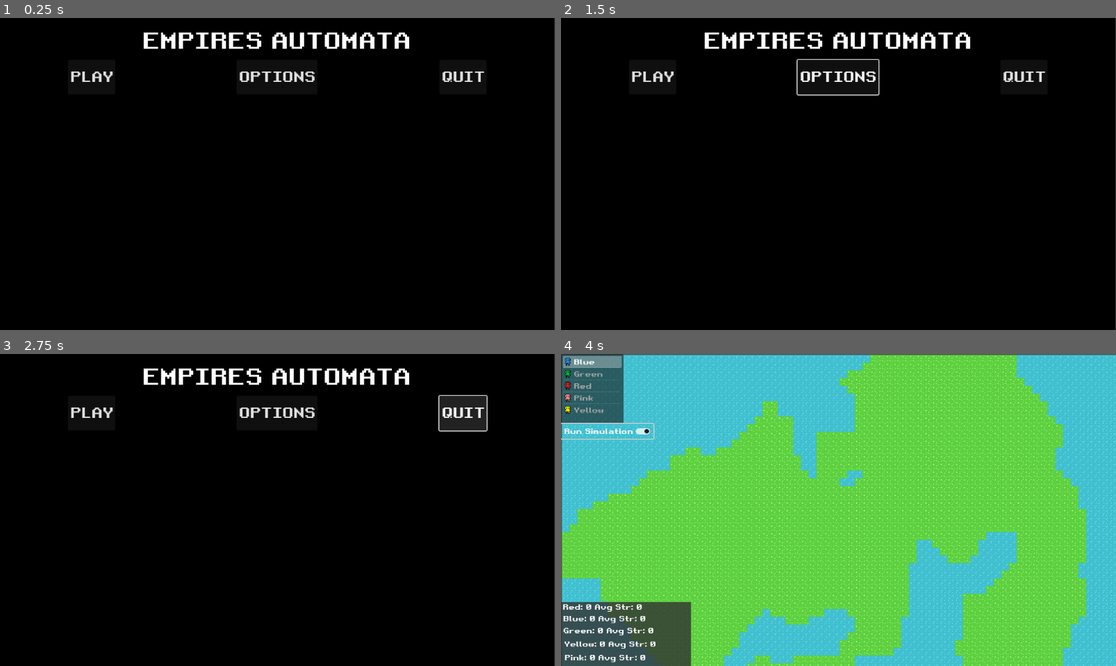
Above: before the commit, frames 1-4 (two rows, left to right).
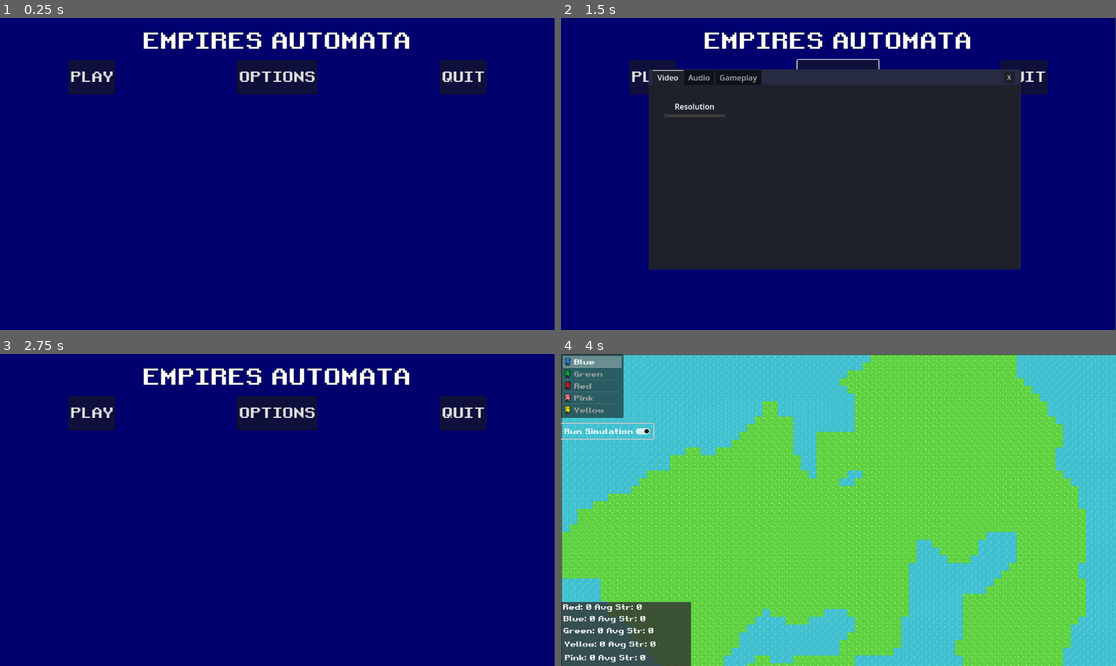
Above: after the commit, the same moments.

Repository: Crisptos/Empires-Automata
Game: Godot game, scene res://Scenes/UI/Main Menu/main_menu.tscn
The game is run twice, just before and just after one commit, with the same random seed, the same clock (stepped at 60 frames per second) and the same inputs.
Inputs (mouse positions are in pixels of both pictures, inside the frame that each line leads up to):
- Up to frame 1 (0.25 s): no input
- Up to frame 2 (1.5 s): click "OPTIONS" at 0.5 s; click (694, 105) at 1.25 s, where only the run after the commit has a clickable "Resolution"
- Up to frame 3 (2.75 s): click (449, 413) at 2 s, where only the run after the commit has a clickable "X"
- Up to frame 4 (4 s): click "PLAY" at 2.75 s; click "Run Simulation" at 3.5 s

The runs differ from the first frame. In frame 1, 98% of the frame differs, in the area x 0-100%, y 0-100%; in frame 2, 99%; in frame 3, 98%; in frame 4, 0.2%.

Commit message:
Options menu skeleton added

Diff:
--- a/Scenes/UI/Main Menu/main_menu.gd
+++ b/Scenes/UI/Main Menu/main_menu.gd
@@ -1,4 +1,10 @@
 extends Control
+
+@onready var options: Control = $CanvasLayer/options_menu
 
 func _on_play_pressed():
 	get_tree().change_scene_to_file("res://Scenes/World/world.tscn")
+
+
+func _on_options_pressed():
+	options.visible = !options.visible
--- a/Scenes/UI/Main Menu/main_menu.tscn
+++ b/Scenes/UI/Main Menu/main_menu.tscn
@@ -1,8 +1,9 @@
-[gd_scene load_steps=5 format=3 uid="uid://b6r6byi6a6ekp"]
+[gd_scene load_steps=6 format=3 uid="uid://b6r6byi6a6ekp"]
 
 [ext_resource type="Script" path="res://Scenes/UI/Main Menu/main_menu.gd" id="1_55crw"]
 [ext_resource type="LabelSettings" uid="uid://br5dxaepcs5ax" path="res://Assets/Fonts/Main_Menu_Label.tres" id="1_groxg"]
 [ext_resource type="FontFile" uid="uid://ddm6jmfhl807p" path="res://Assets/Fonts/Retro Gaming.ttf" id="2_3i4qt"]
+[ext_resource type="PackedScene" uid="uid://cqa48oq2i3hq5" path="res://Scenes/UI/Main Menu/options_menu.tscn" id="4_2s5kb"]
 
 [sub_resource type="Theme" id="Theme_1jram"]
 
@@ -19,7 +20,7 @@
 layout_mode = 0
 offset_right = 1151.0
 offset_bottom = 650.0
-color = Color(0, 0, 0, 1)
+color = Color(0, 0, 0.431373, 1)
 
 [node name="CanvasLayer" type="CanvasLayer" parent="."]
 
@@ -63,4 +64,8 @@
 text = "QUIT
 "
 
+[node name="options_menu" parent="CanvasLayer" instance=ExtResource("4_2s5kb")]
+visible = false
+
 [connection signal="pressed" from="CanvasLayer/HButtonContainer/Play" to="." method="_on_play_pressed"]
+[connection signal="pressed" from="CanvasLayer/HButtonContainer/Options" to="." method="_on_options_pressed"]
--- /dev/null
+++ b/Scenes/UI/Main Menu/options_menu.gd
@@ -0,0 +1,4 @@
+extends Control
+
+func _on_button_pressed():
+	self.visible = !self.visible
--- /dev/null
+++ b/Scenes/UI/Main Menu/options_menu.tscn
@@ -0,0 +1,56 @@
+[gd_scene load_steps=2 format=3 uid="uid://cqa48oq2i3hq5"]
+
+[ext_resource type="Script" path="res://Scenes/UI/Main Menu/options_menu.gd" id="1_3njij"]
+
+[node name="options_menu" type="Control"]
+layout_mode = 3
+anchors_preset = 15
+anchor_right = 1.0
+anchor_bottom = 1.0
+grow_horizontal = 2
+grow_vertical = 2
+script = ExtResource("1_3njij")
+
+[node name="ColorRect" type="ColorRect" parent="."]
+layout_mode = 0
+offset_left = 182.0
+offset_top = 107.0
+offset_right = 954.0
+offset_bottom = 522.0
+color = Color(0.14902, 0.164706, 0.258824, 1)
+
+[node name="Tabs Container" type="TabContainer" parent="ColorRect"]
+layout_mode = 0
+offset_top = 1.0
+offset_right = 770.0
+offset_bottom = 414.0
+
+[node name="Video" type="TabBar" parent="ColorRect/Tabs Container"]
+layout_mode = 2
+
+[node name="MenuButton" type="MenuButton" parent="ColorRect/Tabs Container/Video"]
+layout_mode = 0
+offset_left = 33.0
+offset_top = 29.0
+offset_right = 159.0
+offset_bottom = 60.0
+text = "Resolution"
+
+[node name="Audio" type="TabBar" parent="ColorRect/Tabs Container"]
+visible = false
+layout_mode = 2
+
+[node name="Gameplay" type="TabBar" parent="ColorRect/Tabs Container"]
+visible = false
+layout_mode = 2
+
+[node name="Button" type="Button" parent="ColorRect"]
+layout_mode = 0
+offset_left = 738.0
+offset_top = 4.0
+offset_right = 765.0
+offset_bottom = 35.0
+scale = Vector2(0.785, 0.785)
+text = "X"
+
+[connection signal="pressed" from="ColorRect/Button" to="." method="_on_button_pressed"]
--- a/Scenes/World/world.tscn
+++ b/Scenes/World/world.tscn
@@ -66,7 +66,7 @@
 texture_filter = 1
 layout_mode = 2
 offset_right = 130.0
-offset_bottom = 144.0
+offset_bottom = 133.0
 theme_override_fonts/font = ExtResource("7_xymum")
 item_count = 5
 item_0/text = "Blue"
